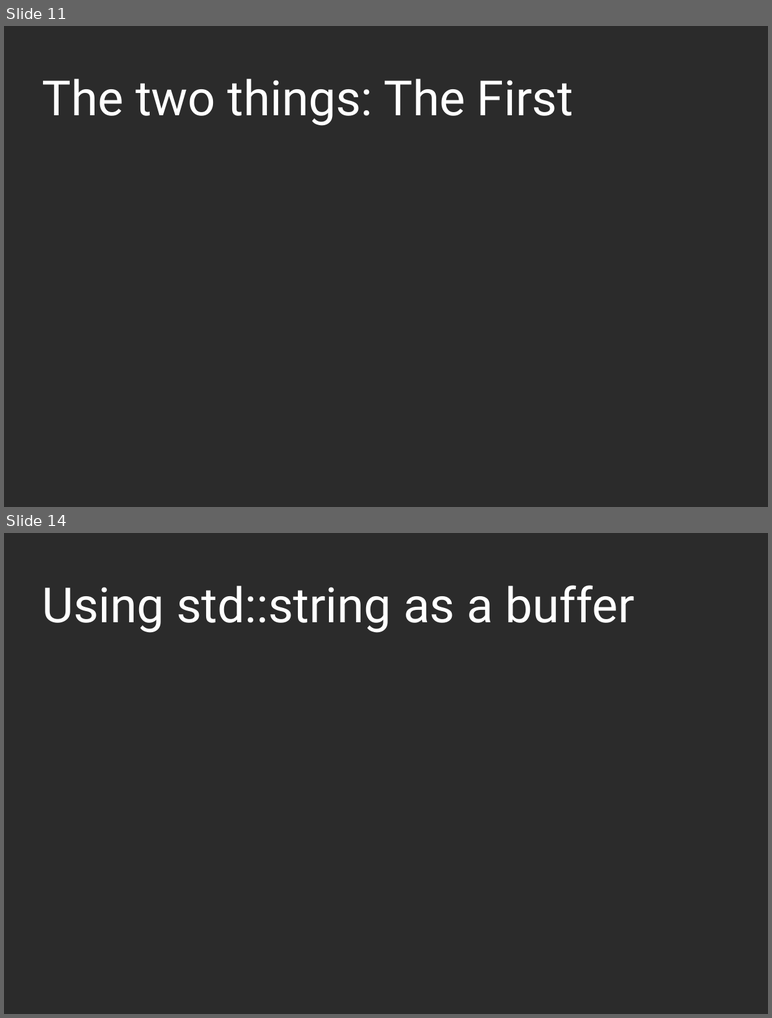
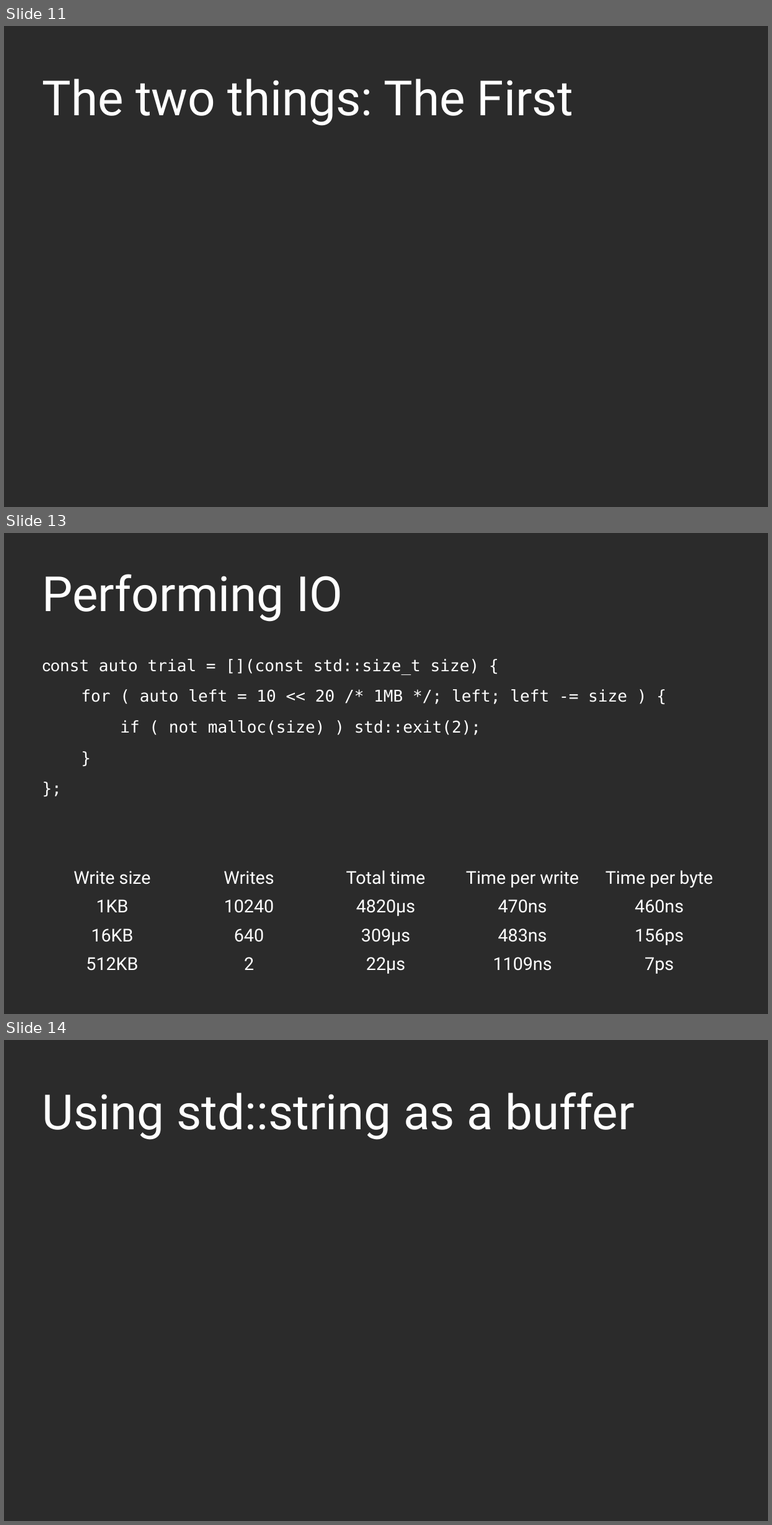
Before and after one commit to KayEss/cpp-designing4performance, a slide deck: slides/Designing APIs For Performance.odp. Shown one above the other, each under a label of ours: slides 11 and 14 before the commit, slides 11, 13 and 14 after it; the slides between them are not shown. The pictures are 772x1018 and 772x1525 pixels, drawn with LibreOffice and Linux fonts; fonts in the diff are those of the drawing; background and template pictures are left out; a plain dark background stands for a picture behind light text. Boxes give left, top, right and bottom in pixels: in the first picture for what was removed or moved away, otherwise in the second. Text is boxed around its words. In the diff, an @@ line names an element or a change of style, - is before the commit and + after.

```diff
--- a/slides/Designing APIs For Performance.odp
+++ b/slides/Designing APIs For Performance.odp
@@ slide 13 added at (4,533,768,1014), background picture (left out) @@
@@ title added at (42,574,343,622), 60 pt, text #FFFFFF @@
+Performing IO
@@ text added at (42,659,627,735), 20 pt, text #FFFFFF @@
+const auto trial = [](const std::size_t size) {
+for ( auto left = 10 << 20 /* 1MB */; left; left -= size ) {
+if ( not malloc(size) ) std::exit(2);
+}
+};
@@ table added at (44,863,728,979), 4 rows, 5 columns @@
+Write size | Writes | Total time | Time per write | Time per byte
+1KB | 10240 | 4820μs | 470ns | 460ns
+16KB | 640 | 309μs | 483ns | 156ps
+512KB | 2 | 22μs | 1109ns | 7ps
```
Also in this commit, not shown: 1 slide changed, 1 slide removed, 2 other files.
